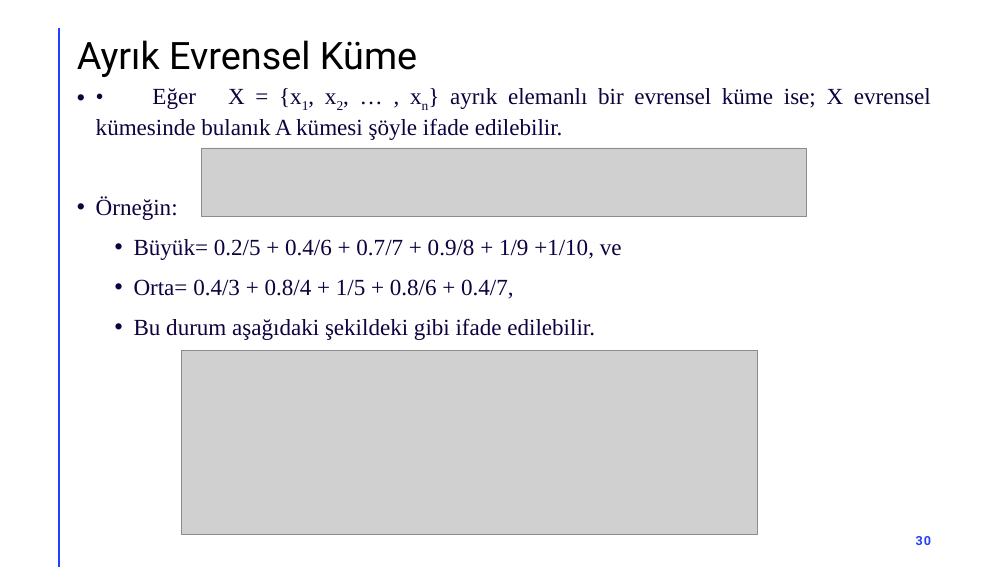
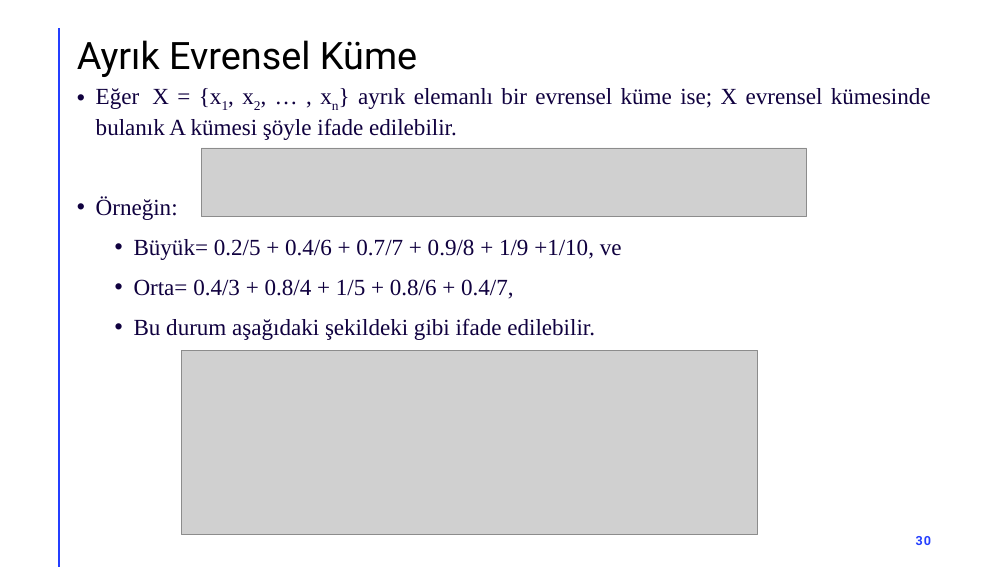
Before and after one commit to akaraci/Bulanik_Mantik, a slide deck: slide 30 of Hafta-2.pptx. Drawn at 1008x567 pixels with LibreOffice and Linux fonts; fonts in the diff are those of the drawing; grey boxes stand for pictures. Boxes give left, top, right and bottom in pixels: in the first picture for what was removed or moved away, otherwise in the second. Text is boxed around its words. In the diff, an @@ line names an element or a change of style, - is before the commit and + after.

```diff
--- a/Hafta-2.pptx
+++ b/Hafta-2.pptx
@@ text at bbox=[96, 88, 931, 140]: text changed @@
-• • Eğer X = {x1, x2, … , xn} ayrık elemanlı bir evrensel küme ise; X evrensel kümesinde bulanık A kümesi şöyle ifade edilebilir.
+• Eğer X = {x1, x2, … , xn} ayrık elemanlı bir evrensel küme ise; X evrensel kümesinde bulanık A kümesi şöyle ifade edilebilir.
```
Also in this commit, not shown: 16 other slides changed, 1 slide added.
